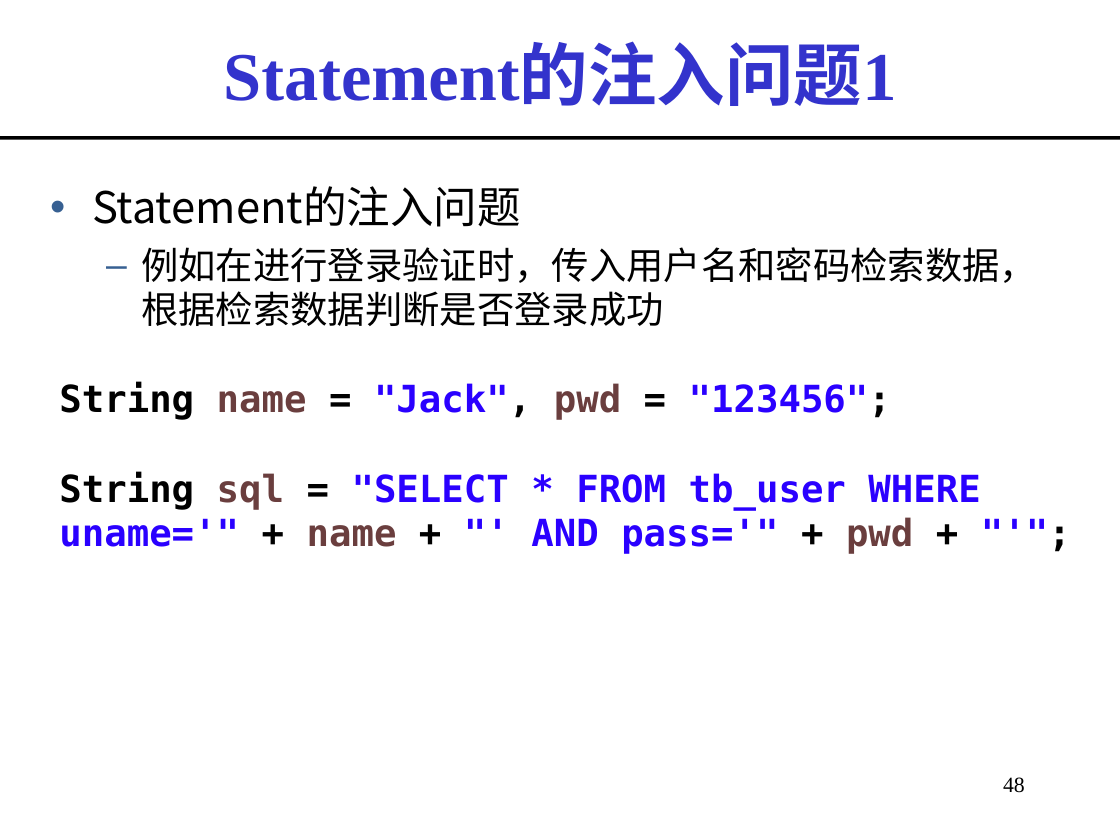
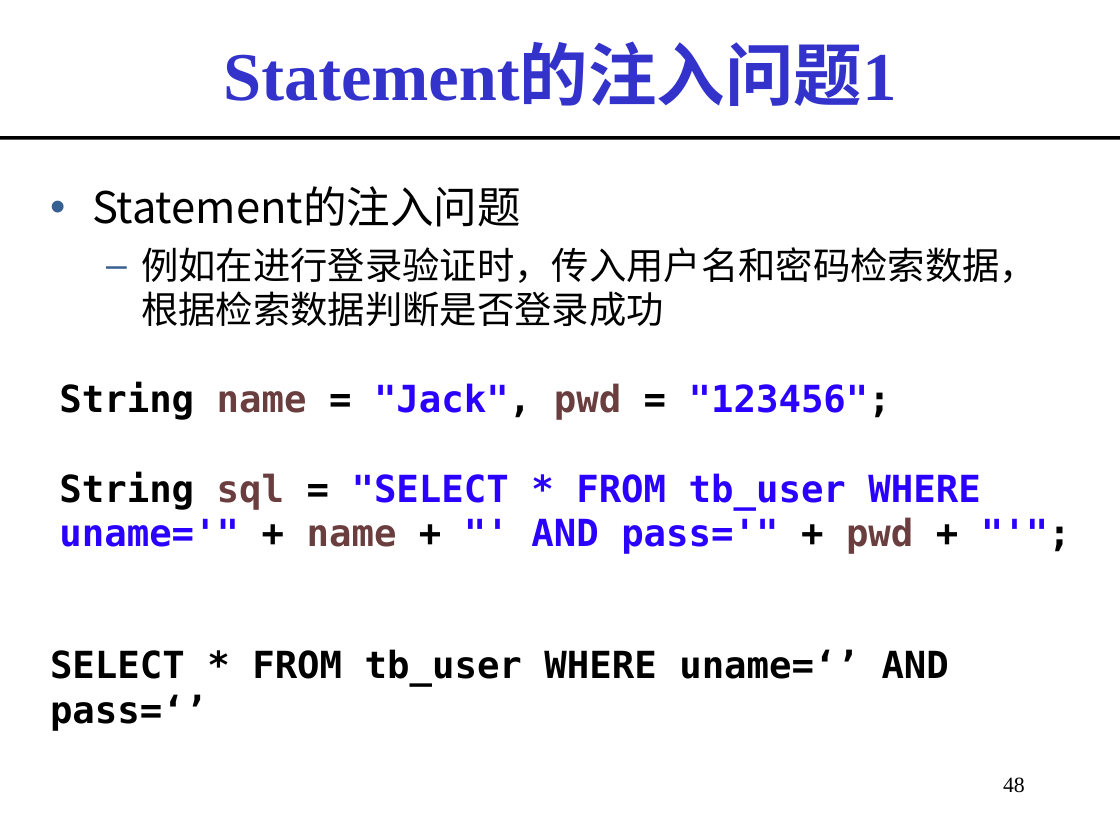
Before and after one commit to imwyw/Java, a slide deck: slide 48 of PPT/javaCh07_数据库连接.ppt. Drawn at 1120x840 pixels with LibreOffice and Linux fonts; fonts in the diff are those of the drawing. Boxes give left, top, right and bottom in pixels: in the first picture for what was removed or moved away, otherwise in the second. Text is boxed around its words. In the diff, an @@ line names an element or a change of style, - is before the commit and + after.

```diff
--- a/PPT/javaCh07_数据库连接.ppt
+++ b/PPT/javaCh07_数据库连接.ppt
@@ text added at [50, 649, 949, 730], 24 pt, text #000000, bold @@
+SELECT * FROM tb_user WHERE uname=‘’ AND pass=‘’
```
